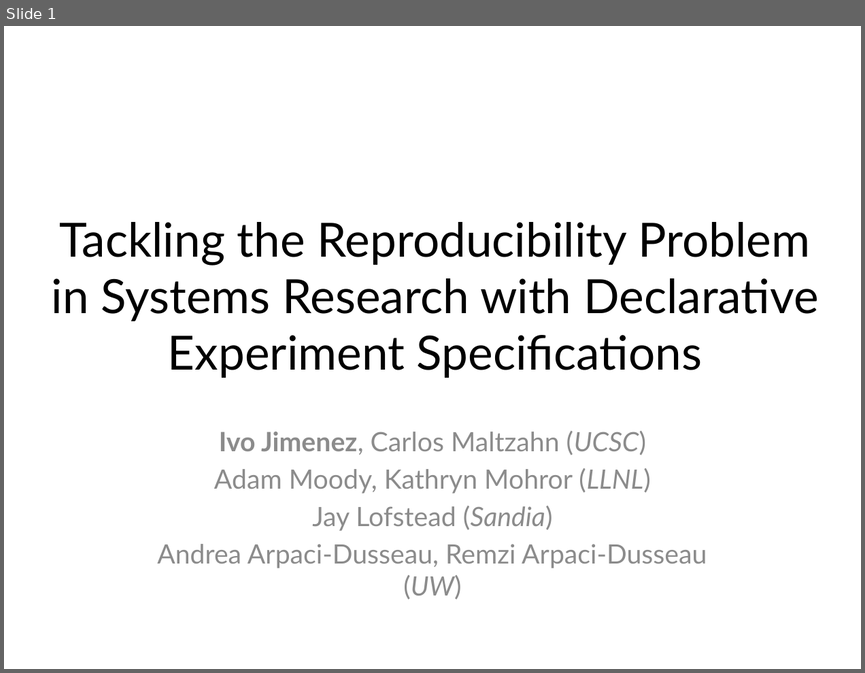
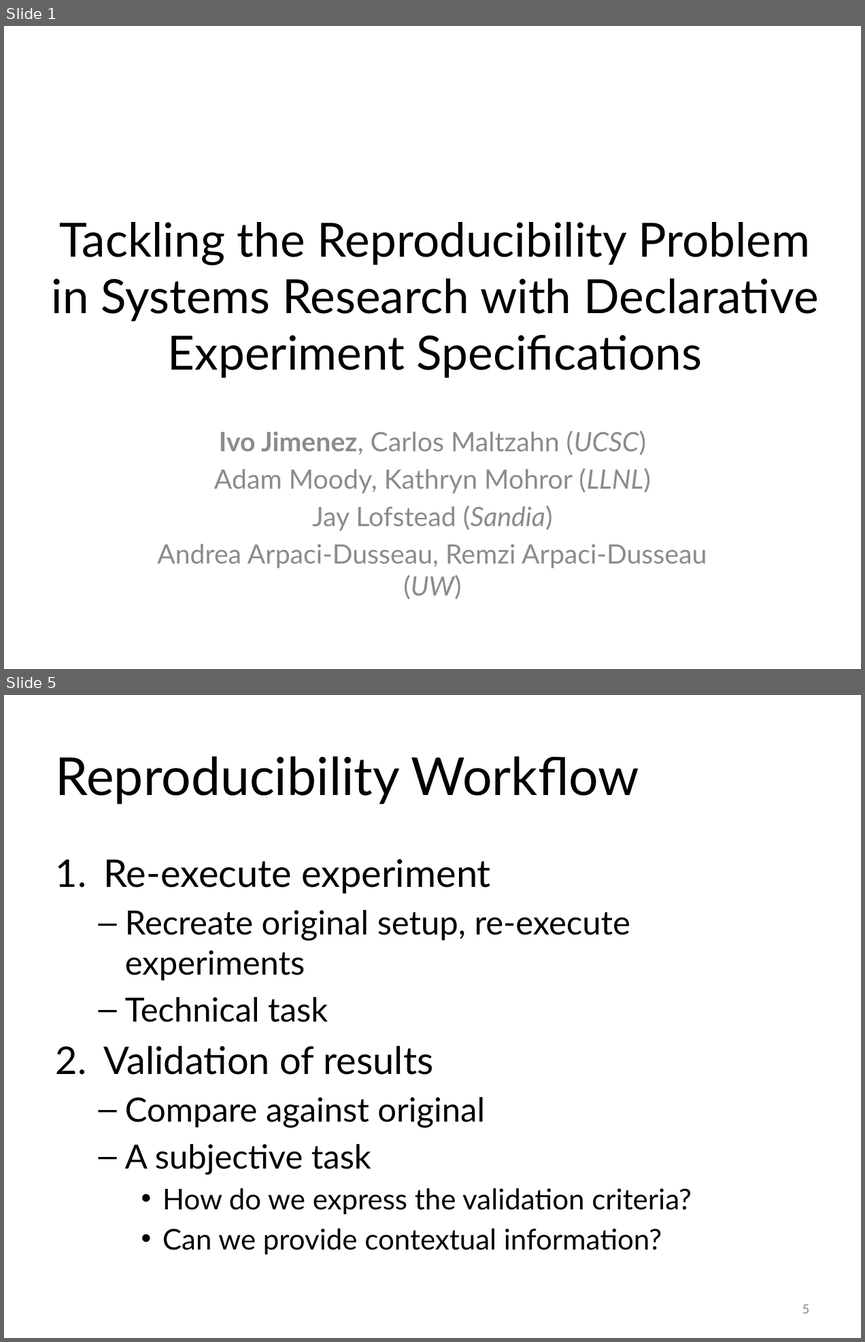
Before and after one commit to ivotron/pdsw15, a slide deck: slides.pptx. Shown one above the other, each under a label of ours: slide 1 before the commit, slides 1 and 5 after it; the slides between them are not shown. The pictures are 865x673 and 865x1342 pixels, drawn with LibreOffice and Linux fonts; fonts in the diff are those of the drawing. Boxes give left, top, right and bottom in pixels: in the first picture for what was removed or moved away, otherwise in the second. Text is boxed around its words. In the diff, an @@ line names an element or a change of style, - is before the commit and + after.

```diff
--- a/slides.pptx
+++ b/slides.pptx
@@ slide 5 added at <box>4,695,861,1338</box>, background #FFFFFF @@
@@ title added at <box>56,756,639,804</box>, 44 pt, text #000000 @@
+Reproducibility Workflow
@@ text added at <box>103,859,691,1255</box>, 28 pt, text #000000 @@
+1. Re-execute experiment
+  – Recreate original setup, re-execute experiments
+  – Technical task
+2. Validation of results
+  – Compare against original
+  – A subjective task
+    • How do we express the validation criteria?
+    • Can we provide contextual information?
@@ page number added at <box>802,1304,810,1313</box>, 12 pt, text #8C8C8C @@
+5
```
Also in this commit, not shown: 7 slides changed, 7 other slides added, 3 slides removed.
